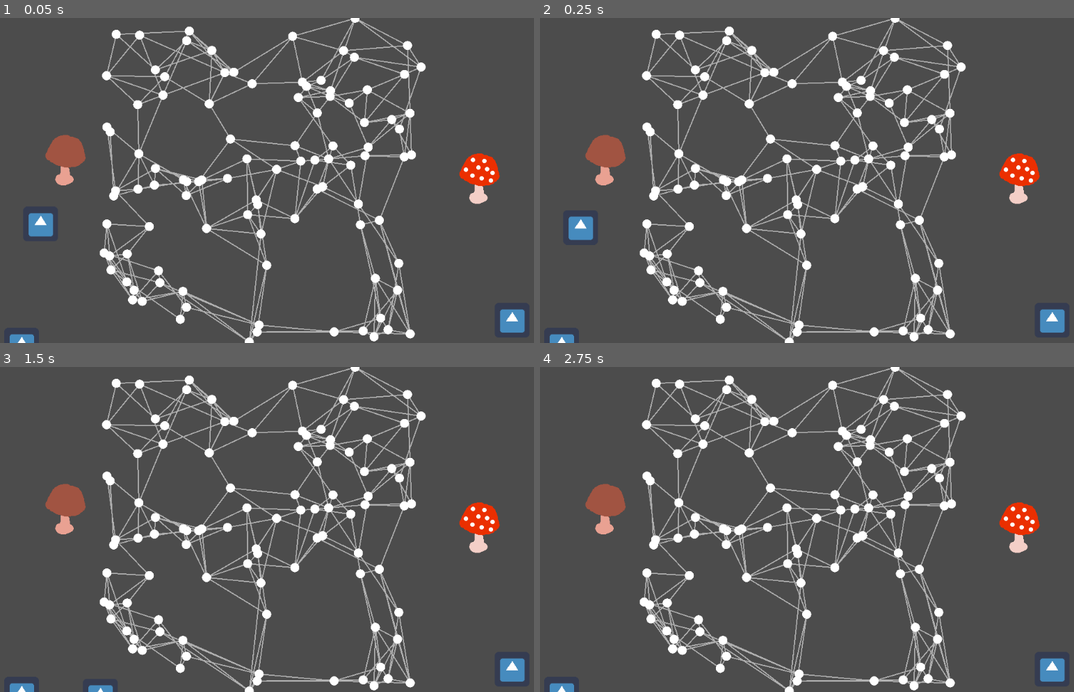
Above: before the commit, frames 1-4 (two rows, left to right).
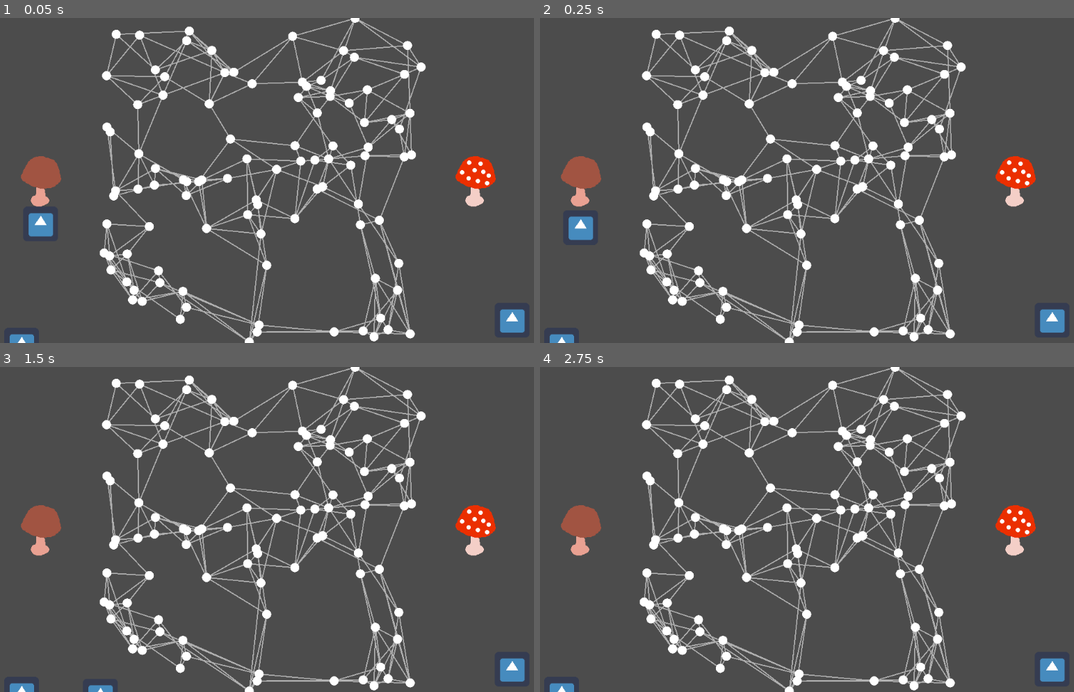
Above: after the commit, the same moments.

Repository: johan1954/fgj-2023-fivers
Game: Godot game, scene res://kohtaus.tscn
Same seed, same stepped clock (60 frames per second), same inputs: the game is played once before the commit and once after it. The engine's default icon, where the game draws it, is replaced by a stand-in: a white triangle on a blue panel in a dark square.
Inputs:
- Up to frame 1 (0.05 s): no input
- Up to frame 2 (0.25 s): no input
- Up to frame 3 (1.5 s): hold Right (ui_right) 0.53-1.28 s; hold Left (ui_left) from 1.28 s (still down)
- Up to frame 4 (2.75 s): tap Enter at 2 s; release Left (ui_left) at 2.03 s; hold Right (ui_right) from 2.03 s (still down)

The runs differ from the first frame. In frame 1, 1.9% of the frame differs, in the area x 3-94%, y 35-59%; in frame 2, 1.9%; in frame 3, 1.9%; in frame 4, 1.9%.

Commit message:
Spawn player and enemy

Diff:
--- a/Src/Classes/ShroomBase.gd
+++ b/Src/Classes/ShroomBase.gd
@@ -1,6 +1,4 @@
-extends Node
-
-
+extends Node2D
 
 class_name Shroom_base
 
--- a/Src/Map/Generator/MapGenerator.gd
+++ b/Src/Map/Generator/MapGenerator.gd
@@ -13,6 +13,8 @@
 var rng = RandomNumberGenerator.new()
 var map_node = preload("res://Src/Objects/MapNode.tscn")
 var map_edge = preload("res://Src/Objects/MapEdge.tscn")
+var player_shroom = preload("res://Src/Objects/PlayerShroom.tscn")
+var enemy_shroom = preload("res://Src/Objects/EnemyShroom.tscn")
 func _ready():
 	generate_map()
 
@@ -21,6 +23,15 @@
 	rng.randomize()
 	generate_nodes(map_state)
 	generate_edges(map_state)
+	spawn_players()
+
+func spawn_players():
+	var player = player_shroom.instance()
+	add_child(player)
+	player.position = Vector2(MIN_X - 100, 0)
+	var enemy = enemy_shroom.instance()
+	add_child(enemy)
+	enemy.position = Vector2(MAX_X + 100, 0)
 
 func generate_nodes(map_state):
 	var generated_nodes = 0
--- /dev/null
+++ b/Src/Objects/EnemyShroom.tscn
@@ -0,0 +1,8 @@
+[gd_scene load_steps=3 format=2]
+
+[ext_resource path="res://Src/Classes/AggressiveShroom.gd" type="Script" id=1]
+[ext_resource path="res://GFX Assets/sieni evil.png" type="Texture" id=2]
+
+[node name="EnemySieni" type="Sprite"]
+texture = ExtResource( 2 )
+script = ExtResource( 1 )
--- /dev/null
+++ b/Src/Objects/PlayerShroom.tscn
@@ -0,0 +1,8 @@
+[gd_scene load_steps=3 format=2]
+
+[ext_resource path="res://GFX Assets/sieni.png" type="Texture" id=1]
+[ext_resource path="res://Src/Classes/SymbioticShroom.gd" type="Script" id=2]
+
+[node name="PlayerSieni" type="Sprite"]
+texture = ExtResource( 1 )
+script = ExtResource( 2 )
--- a/kohtaus.tscn
+++ b/kohtaus.tscn
@@ -1,9 +1,7 @@
-[gd_scene load_steps=8 format=2]
+[gd_scene load_steps=6 format=2]
 
 [ext_resource path="res://GFX Assets/icon.png" type="Texture" id=1]
 [ext_resource path="res://Src/new_script.gd" type="Script" id=2]
-[ext_resource path="res://GFX Assets/sieni.png" type="Texture" id=3]
-[ext_resource path="res://GFX Assets/sieni evil.png" type="Texture" id=5]
 [ext_resource path="res://Src/Map/Generator/MapGenerator.gd" type="Script" id=6]
 
 [sub_resource type="RectangleShape2D" id=1]
@@ -43,13 +41,5 @@
 [node name="Camera2D" type="Camera2D" parent="."]
 current = true
 
-[node name="Sieni2" type="Sprite" parent="."]
-position = Vector2( -355, -39 )
-texture = ExtResource( 3 )
-
-[node name="SieniEvil" type="Sprite" parent="."]
-position = Vector2( 407, -5 )
-texture = ExtResource( 5 )
-
 [node name="Map Generator" type="Node" parent="."]
 script = ExtResource( 6 )
--- a/project.godot
+++ b/project.godot
@@ -44,7 +44,7 @@
 "language": "GDScript",
 "path": "res://Src/Map/MapState.gd"
 }, {
-"base": "Node",
+"base": "Node2D",
 "class": "Shroom_base",
 "language": "GDScript",
 "path": "res://Src/Classes/ShroomBase.gd"
